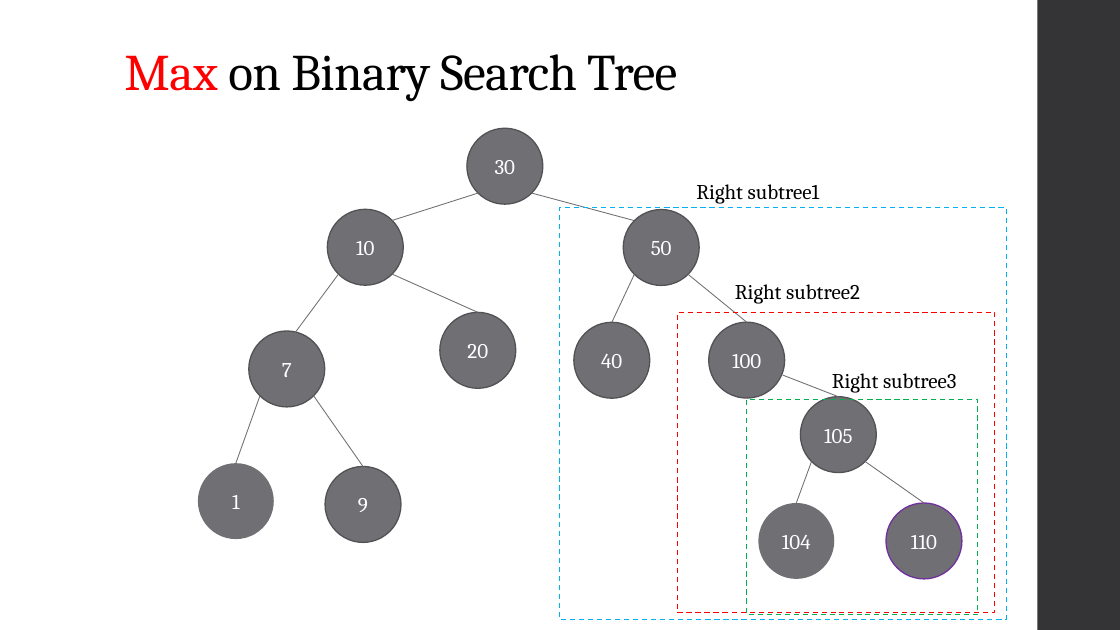
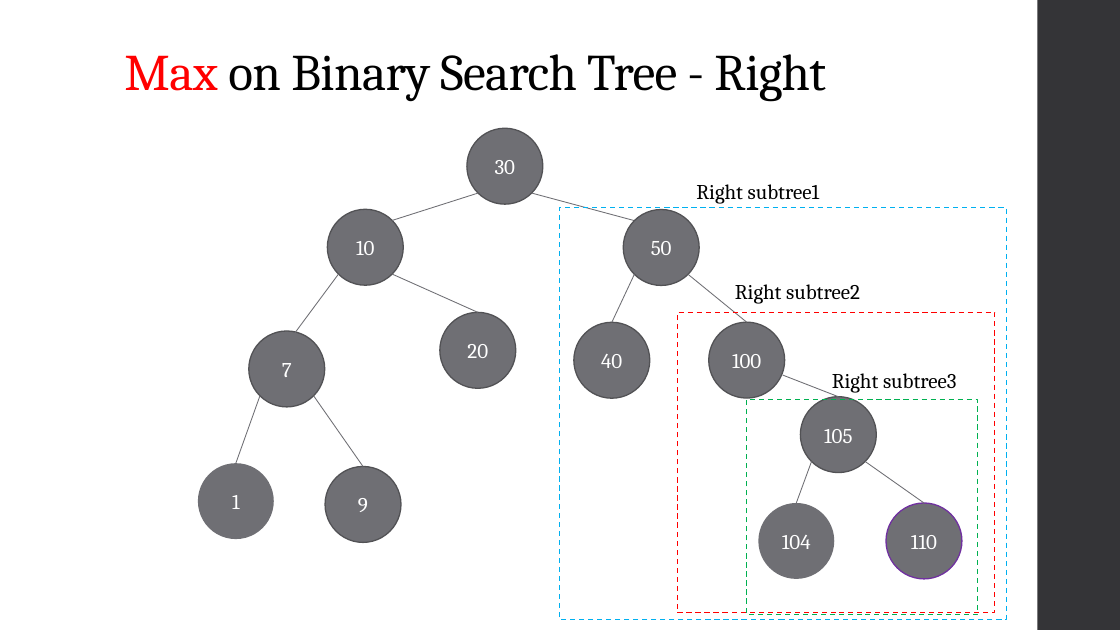
Before and after one commit to share2learnwidmanish/MVJ_Visit_28thJan2023-, a slide deck: slide 64 of DataStructure_Trees_animation_MVJ.pptx (slide 62 before the commit). Drawn at 1120x630 pixels with LibreOffice and Linux fonts; fonts in the diff are those of the drawing. Boxes give left, top, right and bottom in pixels: in the first picture for what was removed or moved away, otherwise in the second. Text is boxed around its words. In the diff, an @@ line names an element or a change of style, - is before the commit and + after.

```diff
--- a/DataStructure_Trees_animation_MVJ.pptx
+++ b/DataStructure_Trees_animation_MVJ.pptx
@@ title at (124, 54, 826, 102): text changed @@
-Max on Binary Search Tree
+Max on Binary Search Tree - Right
```
Also in this commit, not shown: 29 other slides changed, 4 slides added.
